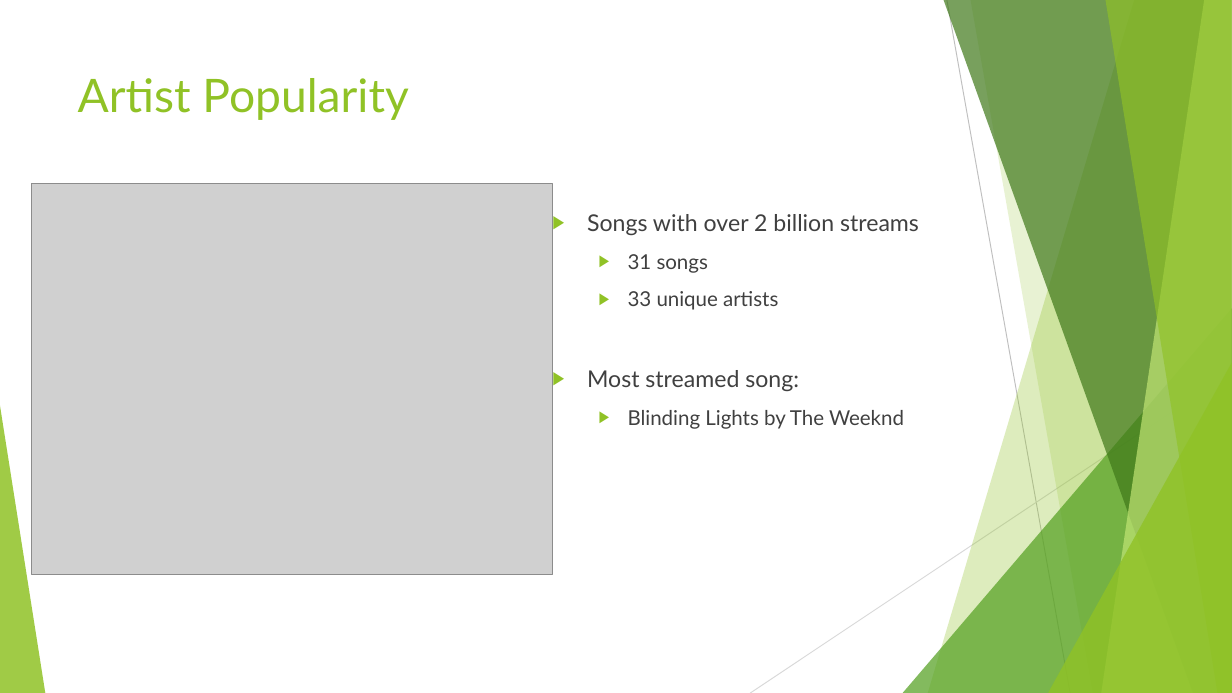
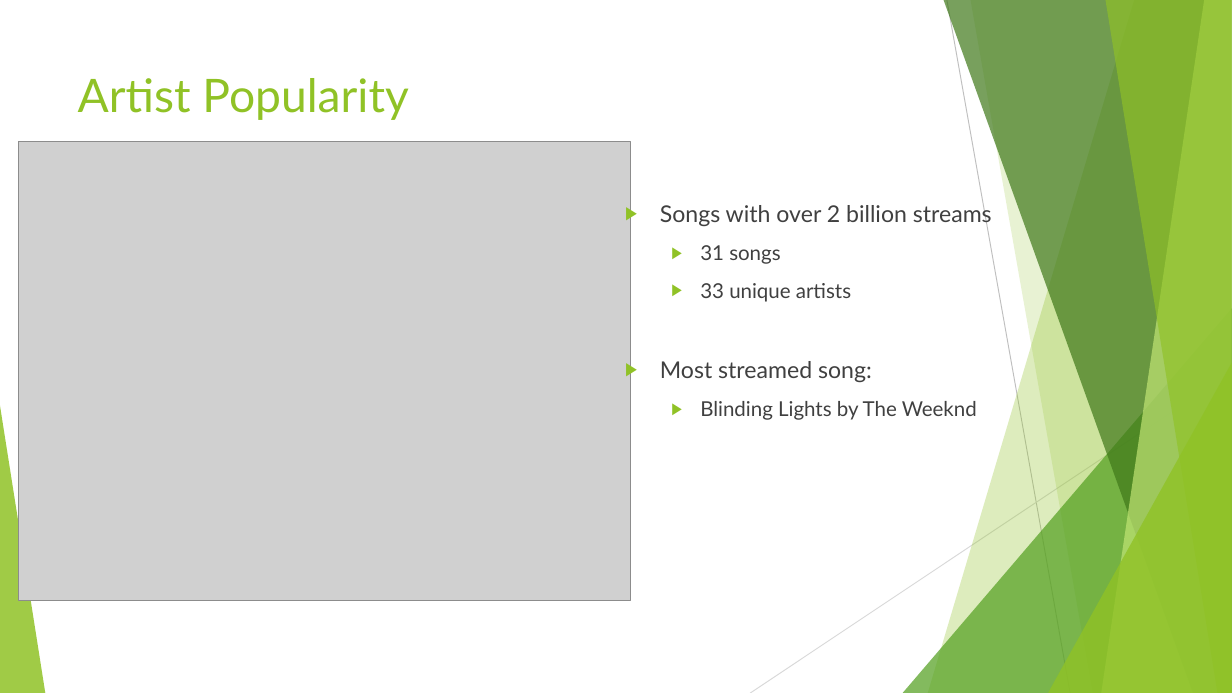
Before and after one commit to d6kramer/project-1-group-08, a slide deck: slide 4 of Presentation1.pptx. Drawn at 1232x693 pixels with LibreOffice and Linux fonts; fonts in the diff are those of the drawing; grey boxes stand for pictures. Boxes give left, top, right and bottom in pixels: in the first picture for what was removed or moved away, otherwise in the second. Text is boxed around its words. In the diff, an @@ line names an element or a change of style, - is before the commit and + after.

```diff
--- a/Presentation1.pptx
+++ b/Presentation1.pptx
@@ picture: place and size @@
-picture at (31,183,553,574)
+picture at (18,141,630,601)
@@ text "Songs with over 2 billion ...": place and size @@
-text "Songs with over 2 billion ..." at (587,214,919,429)
+text "Songs with over 2 billion ..." at (660,202,992,420)
```
Also in this commit, not shown: 5 other slides changed, 1 other file.
